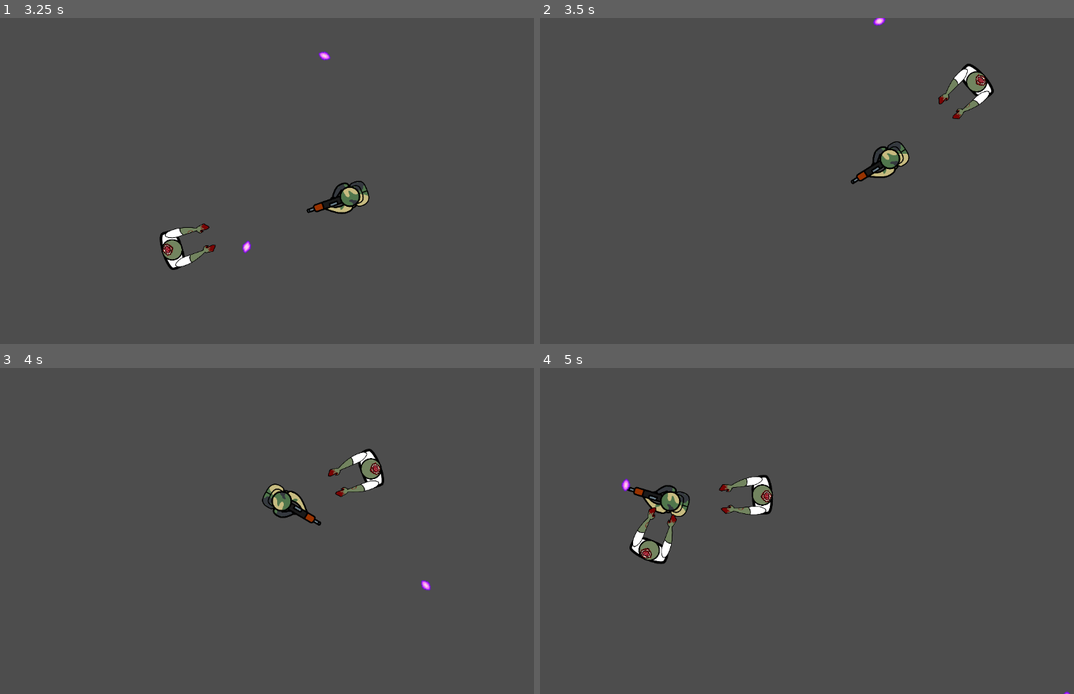
Above: before the commit, frames 1-4 (two rows, left to right).
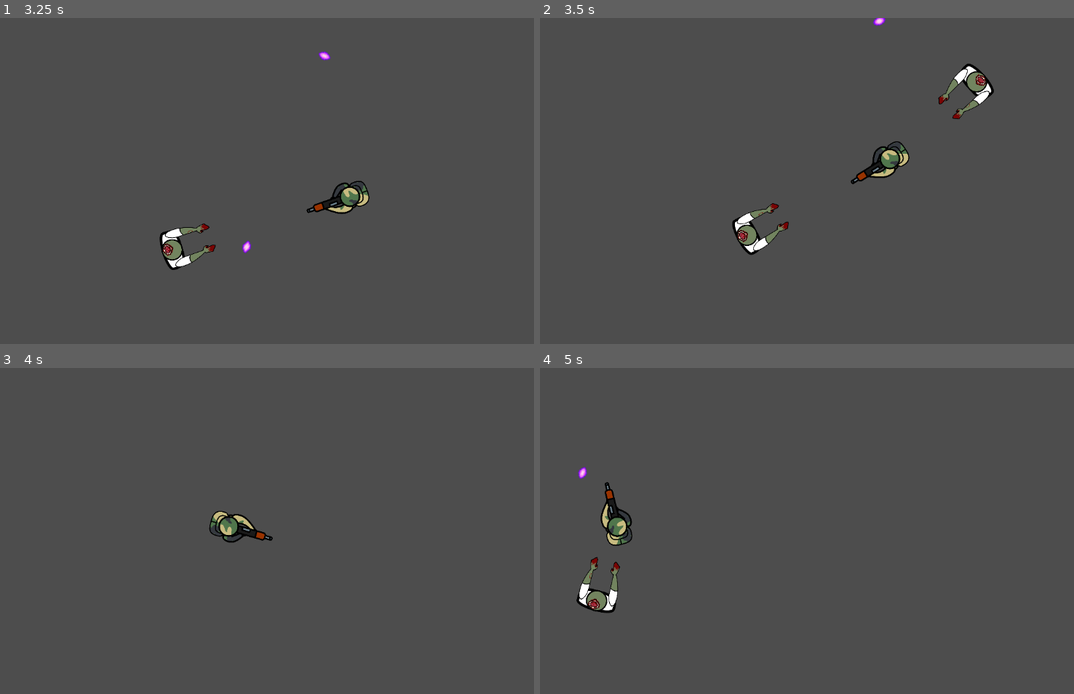
Above: after the commit, the same moments.

Repository: TarikPonciano/Top-Down-Shooter-GamesForged
Game: Godot game, scene res://Scenes/fase_1.tscn
Two runs of this game, one before a commit and one after it. Both use one fixed random seed, a clock stepped at 60 frames per second and the inputs below. The project has no main scene, so this scene is started directly.
Inputs (mouse positions are in pixels of both pictures, inside the frame that each line leads up to):
- Up to frame 1 (3.25 s): tap Enter at 0.5 s; move the mouse to (373, 164) at 0.52 s; press the mouse at (373, 164) at 0.53 s; hold D (andar_direita) 0.53-1.28 s; move the mouse to (128, 197) at 1.27 s; release the mouse at (128, 197) at 1.28 s; hold S (andar_baixo) 1.28-2.03 s; click (128, 197) at 1.35 s; move the mouse to (299, 109) at 2.02 s; press the mouse at (299, 109) at 2.03 s; hold D (andar_direita) 2.03-2.78 s; move the mouse to (213, 246) at 2.77 s; release the mouse at (213, 246) at 2.78 s; hold W (andar_cima) from 2.78 s (still down); click (213, 246) at 2.85 s
- Up to frame 2 (3.5 s): keep holding W (andar_cima)
- Up to frame 3 (4 s): move the mouse to (416, 579) at 3.52 s; release W (andar_cima) at 3.53 s; press the mouse at (416, 579) at 3.53 s; hold A (andar_esquerda) from 3.53 s (still down)
- Up to frame 4 (5 s): keep holding A (andar_esquerda); move the mouse to (609, 482) at 4.27 s; release the mouse at (609, 482) at 4.28 s; click (609, 482) at 4.35 s

Frame 1 is identical in both runs. In frame 2, 0.7% of the frame differs, in the area x 35-47%, y 56-73%; in frame 3, 1.9%; in frame 4, 3.2%, in the area x 6-100%, y 30-100%.

Commit message:
Sistema de Dano

Diff:
--- a/Scripts/bala.gd
+++ b/Scripts/bala.gd
@@ -2,6 +2,7 @@
 
 var velocidade = 300
 var direcao = Vector2.ZERO
+@export var dano := 5
 
 # Called every frame. 'delta' is the elapsed time since the previous frame.
 func _physics_process(delta: float) -> void:
@@ -11,7 +12,7 @@
 func _on_body_entered(body: Node2D) -> void:
 	#Destruir a bala quando ela colidir com o inimigo
 	if body.is_in_group("Inimigos"):
-		body.tomar_dano()
+		body.tomar_dano(dano)
 		self.queue_free()
 
 
--- a/Scripts/inimigo.gd
+++ b/Scripts/inimigo.gd
@@ -2,6 +2,7 @@
 
 var SPEED = 300.0
 var direcao = Vector2.ZERO
+@export var vida := 25
 
 @export var jogador: CharacterBody2D
 
@@ -22,8 +23,10 @@
 	if jogador:
 		look_at(jogador.global_position)
 
-func tomar_dano():
-	self.queue_free()
+func tomar_dano(dano_recebido):
+	vida -= dano_recebido
+	if vida <= 0:
+		self.queue_free()
 
 func _on_area_ataque_body_entered(body: Node2D) -> void:
 	if body.is_in_group("Players"):
